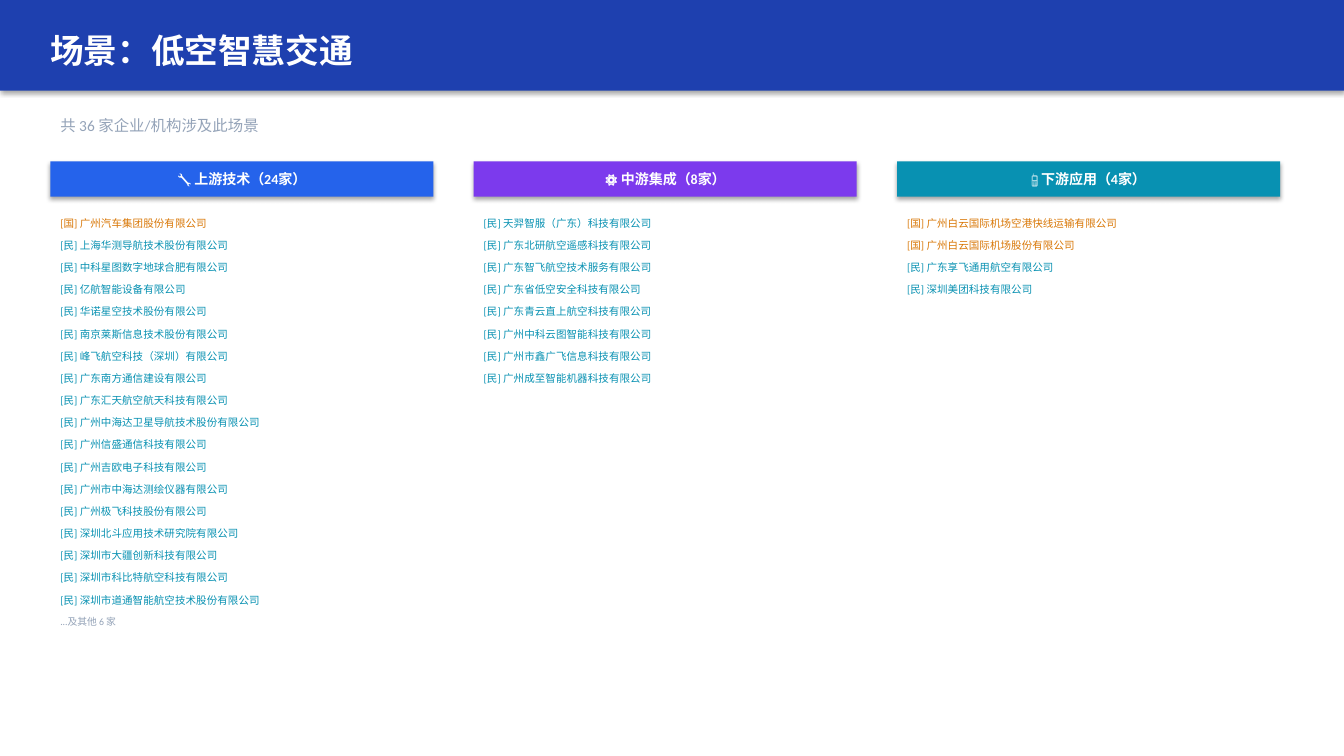
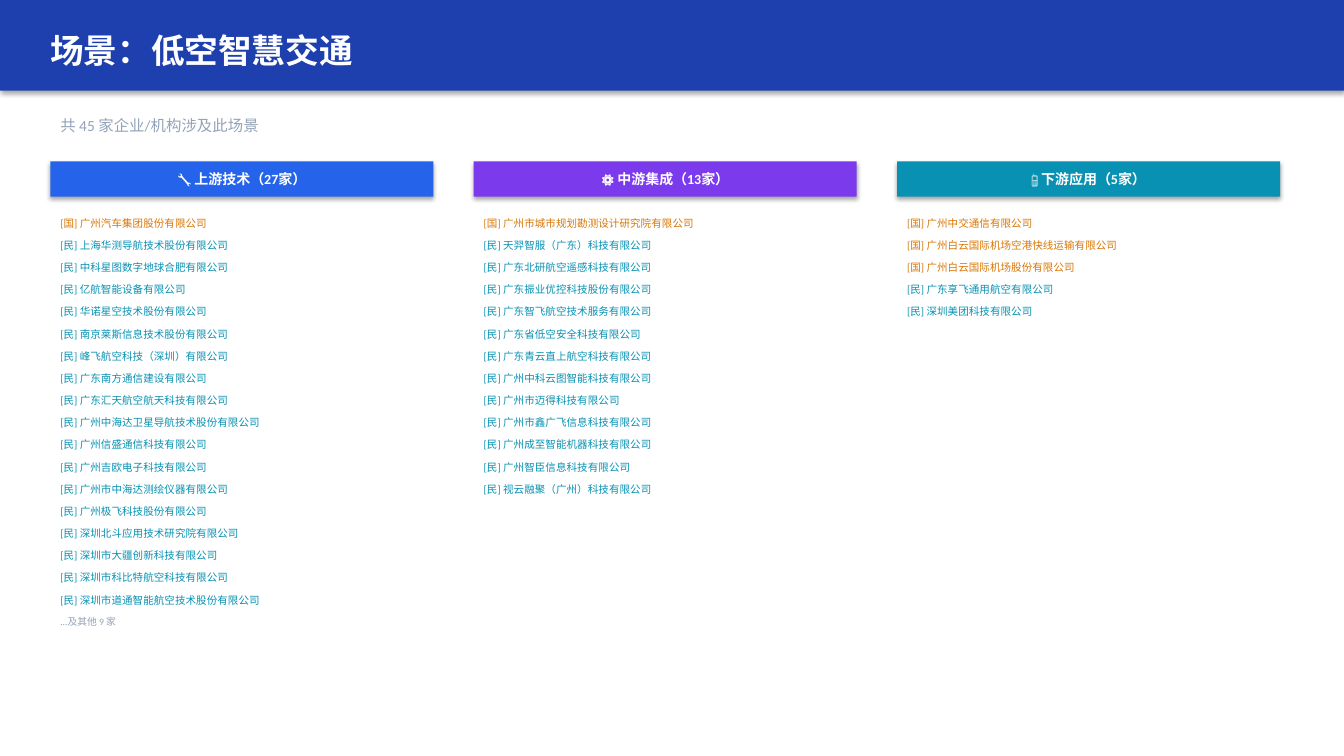
Before and after one commit to Cheekk/gd-smart-transport, a slide deck: slide 11 of 广东省智慧交通产业图谱_2026.pptx. Drawn at 1344x756 pixels with LibreOffice and Linux fonts; fonts in the diff are those of the drawing. Boxes give left, top, right and bottom in pixels: in the first picture for what was removed or moved away, otherwise in the second. Text is boxed around its words. In the diff, an @@ line names an element or a change of style, - is before the commit and + after.

```diff
--- a/广东省智慧交通产业图谱_2026.pptx
+++ b/广东省智慧交通产业图谱_2026.pptx
@@ text at [60,118,258,132]: text changed @@
-共 36 家企业/机构涉及此场景
+共 45 家企业/机构涉及此场景
@@ text in rectangle at [194,172,306,186]: text changed @@
-🔧 上游技术（24家）
+🔧 上游技术（27家）
@@ text in rectangle at [617,172,729,186]: text changed @@
-⚙️ 中游集成（8家）
+⚙️ 中游集成（13家）
@@ text in rectangle at [1041,172,1146,186]: text changed @@
-📱 下游应用（4家）
+📱 下游应用（5家）
@@ text at [484,218,693,230]: text changed; text colour #0891B2 to #D97706 @@
-[民] 天羿智服（广东）科技有限公司
+[国] 广州市城市规划勘测设计研究院有限公司
@@ text added at [907,218,1033,230], 7.5 pt, text #D97706 @@
+[国] 广州中交通信有限公司
@@ text at [484,262,651,273]: text changed @@
-[民] 广东智飞航空技术服务有限公司
+[民] 广东北研航空遥感科技有限公司
@@ text at [484,240,651,251]: text changed @@
-[民] 广东北研航空遥感科技有限公司
+[民] 天羿智服（广东）科技有限公司
@@ text at [484,284,651,295]: text changed @@
-[民] 广东省低空安全科技有限公司
+[民] 广东振业优控科技股份有限公司
@@ text at [484,306,651,317]: text changed @@
-[民] 广东青云直上航空科技有限公司
+[民] 广东智飞航空技术服务有限公司
@@ text at [484,329,641,340]: text changed @@
-[民] 广州中科云图智能科技有限公司
+[民] 广东省低空安全科技有限公司
@@ 4 texts: place and size @@
-4 texts at [907,218,1117,295]
+4 texts at [907,240,1117,317]
@@ text at [484,351,651,362]: text changed @@
-[民] 广州市鑫广飞信息科技有限公司
+[民] 广东青云直上航空科技有限公司
@@ text at [484,373,651,384]: text changed @@
-[民] 广州成至智能机器科技有限公司
+[民] 广州中科云图智能科技有限公司
@@ text added at [484,395,619,406], 7.5 pt, text #0891B2 @@
+[民] 广州市迈得科技有限公司
@@ text added at [484,417,651,428], 7.5 pt, text #0891B2 @@
+[民] 广州市鑫广飞信息科技有限公司
@@ text added at [484,439,651,450], 7.5 pt, text #0891B2 @@
+[民] 广州成至智能机器科技有限公司
@@ text added at [484,462,630,473], 7.5 pt, text #0891B2 @@
+[民] 广州智臣信息科技有限公司
@@ text added at [484,484,651,495], 7.5 pt, text #0891B2 @@
+[民] 视云融聚（广州）科技有限公司
```
Also in this commit, not shown: 14 other slides changed, 3 other files.
